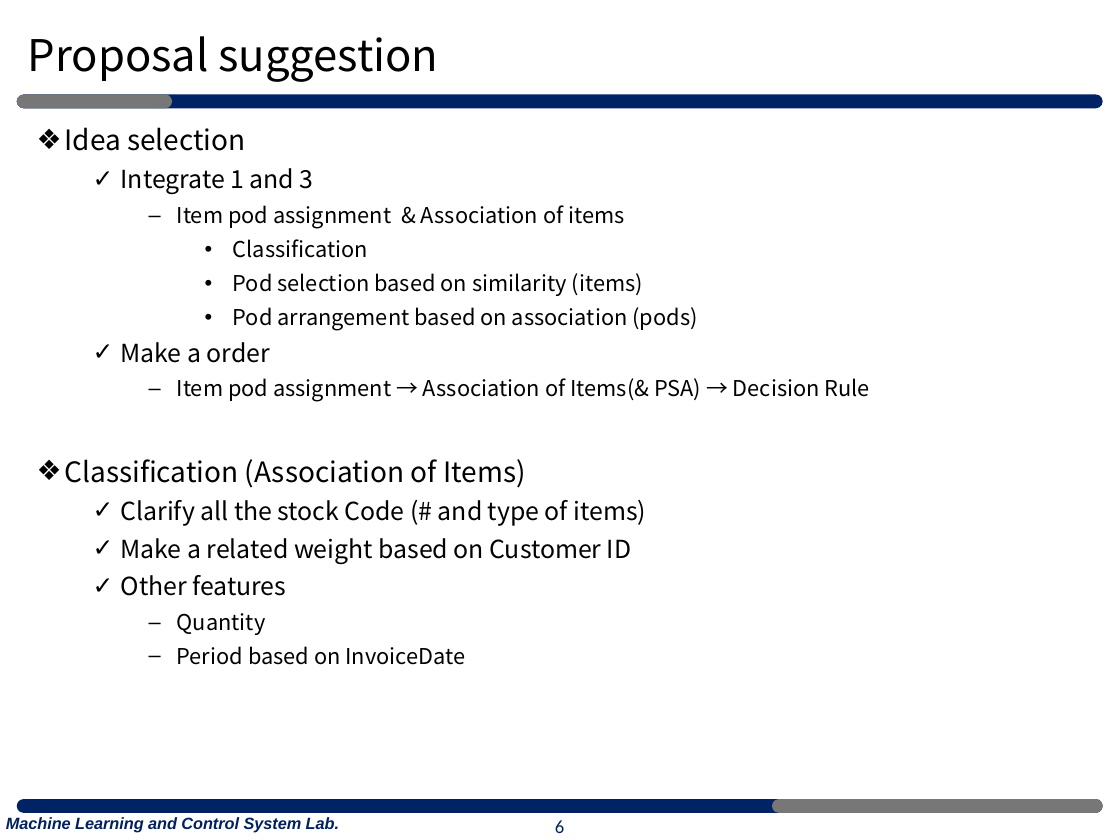
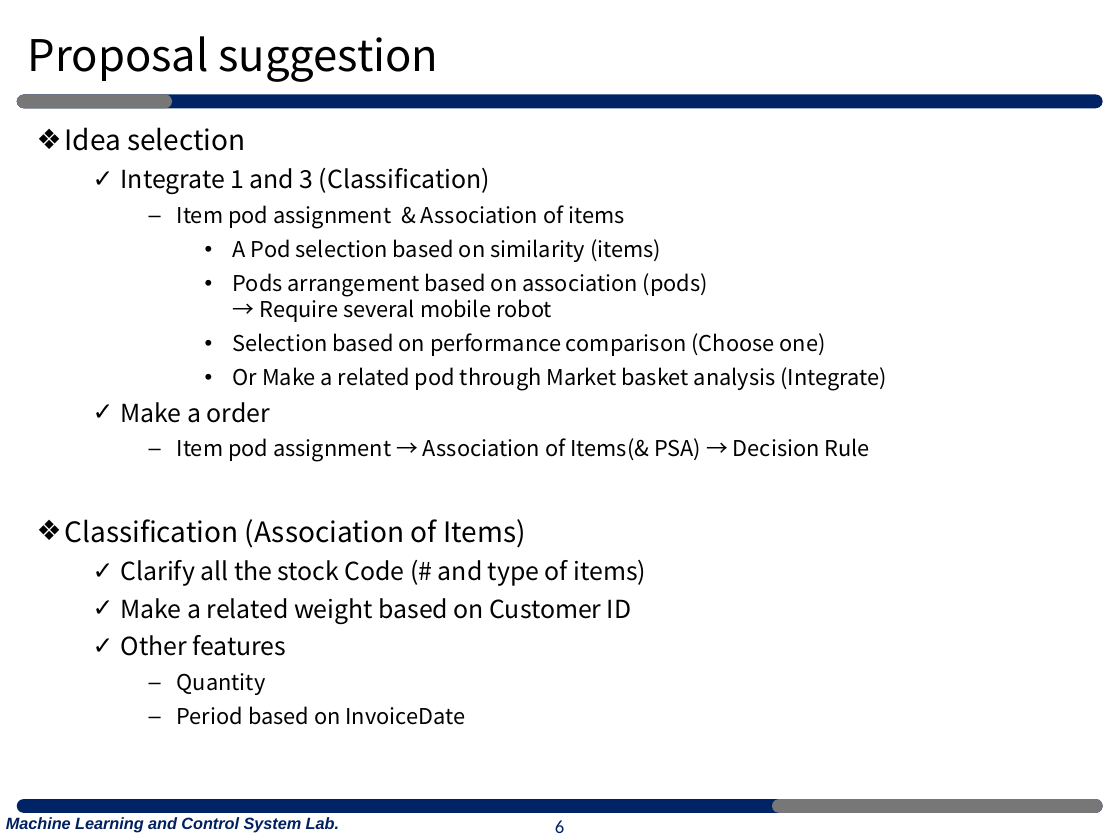
Before and after one commit to merschformann/RAWSim-O, a slide deck: slide 6 of MLP_Project/0409_/210409_MLP.pptx. Drawn at 1120x840 pixels with LibreOffice and Linux fonts; fonts in the diff are those of the drawing. Boxes give left, top, right and bottom in pixels: in the first picture for what was removed or moved away, otherwise in the second. Text is boxed around its words. In the diff, an @@ line names an element or a change of style, - is before the commit and + after.

```diff
--- a/MLP_Project/0409_/210409_MLP.pptx
+++ b/MLP_Project/0409_/210409_MLP.pptx
@@ text at (121, 168, 490, 195): text changed @@
-  ✓ Integrate 1 and 3
+  ✓ Integrate 1 and 3 (Classification)
@@ text at (233, 239, 886, 391): text changed @@
-      • Classification
-      • Pod selection based on similarity (items)
-      • Pod arrangement based on association (pods)
+      • A Pod selection based on similarity (items)
+      • Pods arrangement based on association (pods)
+        → Require several mobile robot
+      • Selection based on performance comparison (Choose one)
+      • Or Make a related pod through Market basket analysis (Integrate)
```
Also in this commit, not shown: 1 other slide changed.
